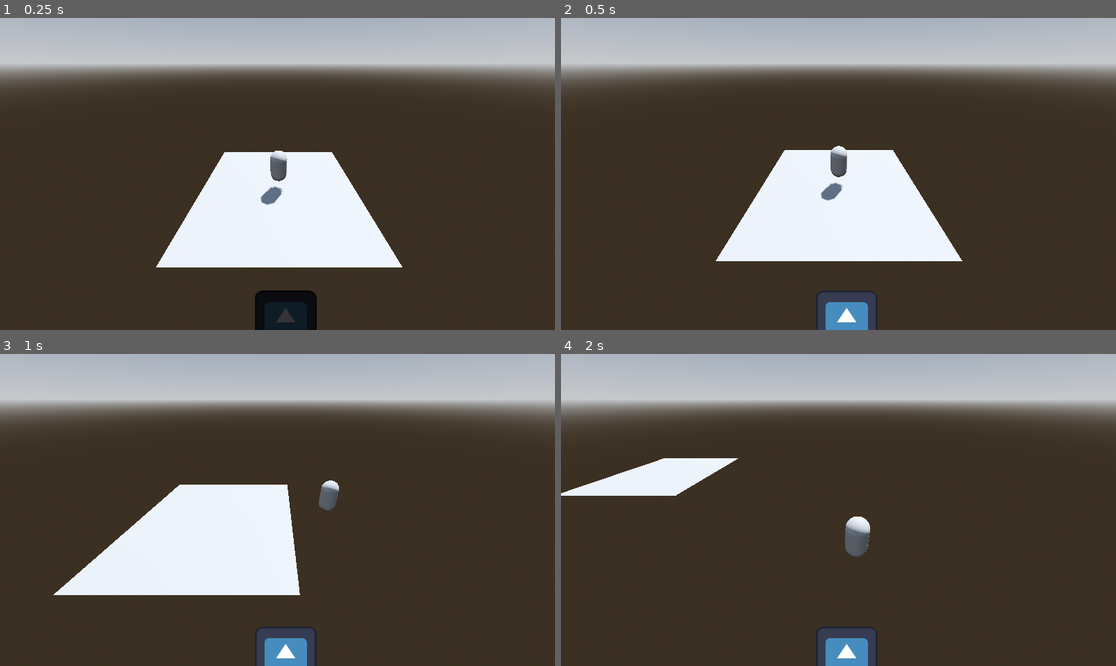
Above: before the commit, frames 1-4 (two rows, left to right).
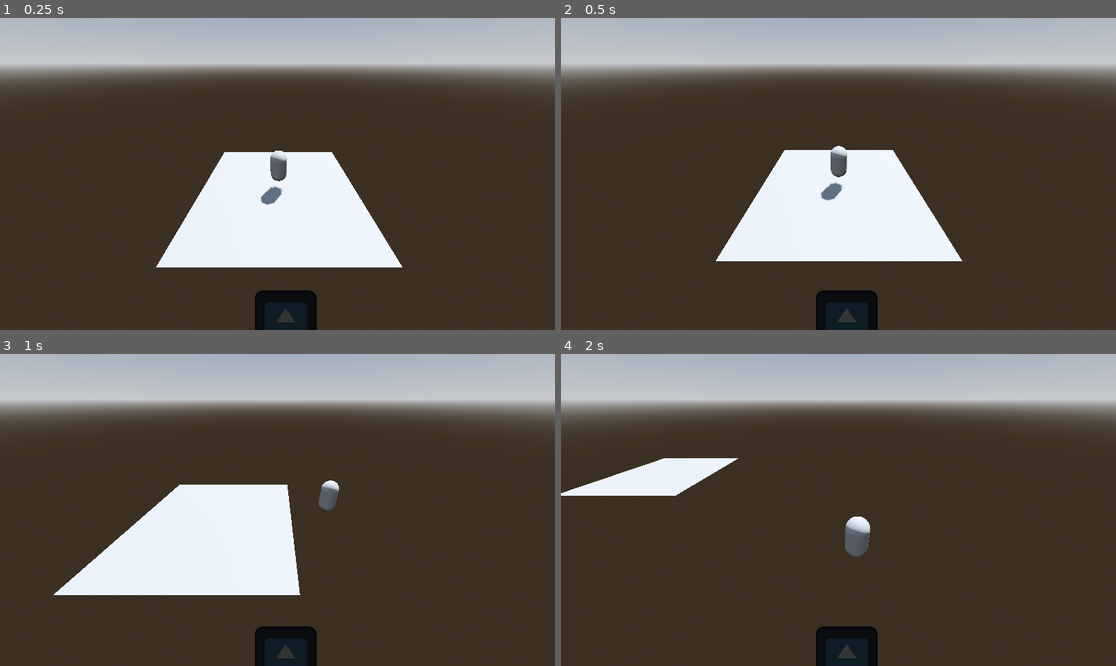
Above: after the commit, the same moments.

Repository: RadekWalaszczyk/ProjektJez
Game: Godot game, scene res://Scenes/test_scene.tscn
The game is run twice, just before and just after one commit, with the same random seed, the same clock (stepped at 60 frames per second) and the same inputs. The engine's default icon, where the game draws it, is replaced by a stand-in: a white triangle on a blue panel in a dark square. Sound files missing from this copy of the repository are replaced by a short silence.
Inputs:
- Up to frame 1 (0.25 s): no input
- Up to frame 2 (0.5 s): no input
- Up to frame 3 (1 s): hold D (ui_right) from 0.53 s (still down)
- Up to frame 4 (2 s): release D (ui_right) at 1.28 s; hold S (ui_down) from 1.28 s (still down)

Frame 1 is identical in both runs. In frame 2, 1.4% of the frame differs, in the area x 45-58%, y 87-100%; in frame 3, 1.4%; in frame 4, 1.4%.

Commit message:
spell casting

Diff:
--- a/Prefabs/Player.tscn
+++ b/Prefabs/Player.tscn
@@ -1,11 +1,12 @@
-[gd_scene load_steps=9 format=3 uid="uid://cjt64ue20a5f1"]
+[gd_scene load_steps=10 format=3 uid="uid://cjt64ue20a5f1"]
 
 [ext_resource type="Script" path="res://Scripts/PlayerController.gd" id="1_dyoh4"]
 [ext_resource type="Script" path="res://Scripts/CameraController.gd" id="2_rb82a"]
 [ext_resource type="Script" path="res://Scripts/SpellController.gd" id="3_ynroj"]
 [ext_resource type="Script" path="res://Scripts/BeatManager.gd" id="4_58vux"]
+[ext_resource type="PackedScene" uid="uid://wom7fr4ycw5y" path="res://Prefabs/Spells/SpellTemporary.tscn" id="4_l2lvl"]
 [ext_resource type="Texture2D" uid="uid://gh88pfdp6dlv" path="res://icon.svg" id="4_xoeax"]
-[ext_resource type="AudioStream" uid="uid://btdi3q8sq7be7" path="res://Music/Ben-10-Season-1-2-Opening-Theme-_English_-_HD_.mp3" id="6_cgpye"]
+[ext_resource type="AudioStream" uid="uid://bc7ugctiq70x4" path="res://Music/1-Trillion-BPM-_beats-per-minute_-Experiment.mp3" id="5_jstij"]
 
 [sub_resource type="CapsuleMesh" id="CapsuleMesh_md0lt"]
 
@@ -36,8 +37,9 @@
 
 [node name="SpellController" type="Node" parent="." node_paths=PackedStringArray("Beat")]
 script = ExtResource("3_ynroj")
-BeatMargin = 0.1
+BeatMargin = 0.35
 Beat = NodePath("../BeatManager")
+Spell = ExtResource("4_l2lvl")
 
 [node name="DebugBeat" type="TextureRect" parent="SpellController"]
 offset_left = 529.0
@@ -47,8 +49,8 @@
 texture = ExtResource("4_xoeax")
 
 [node name="BeatManager" type="AudioStreamPlayer2D" parent="."]
-stream = ExtResource("6_cgpye")
+stream = ExtResource("5_jstij")
 script = ExtResource("4_58vux")
-bpm = 135
+bpm = 120
 
 [node name="StartTimer" type="Timer" parent="BeatManager"]
--- /dev/null
+++ b/Prefabs/Spells/SpellTemporary.tscn
@@ -0,0 +1,12 @@
+[gd_scene load_steps=3 format=3 uid="uid://wom7fr4ycw5y"]
+
+[ext_resource type="Script" path="res://Scenes/BasicTemporarySpell.gd" id="1_v62vd"]
+
+[sub_resource type="SphereMesh" id="SphereMesh_osvim"]
+
+[node name="SpellTemporary" type="Node3D"]
+script = ExtResource("1_v62vd")
+
+[node name="MeshInstance3D" type="MeshInstance3D" parent="."]
+transform = Transform3D(1, 0, 0, 0, 1, 0, 0, 0, 1, 0, 1, 0)
+mesh = SubResource("SphereMesh_osvim")
--- /dev/null
+++ b/Scenes/BasicTemporarySpell.gd
@@ -0,0 +1,8 @@
+extends Node3D
+
+func _ready():
+	pass # Replace with function body.
+
+func _process(delta):
+	global_position += transform.basis * Vector3.FORWARD * 2
+	pass
--- a/Scripts/BeatManager.gd
+++ b/Scripts/BeatManager.gd
@@ -10,7 +10,7 @@
 var song_position_in_beats = 1
 var sec_per_beat = 60.0 / bpm
 var last_reported_beat = 0
-var beats_before_start = 0
+var beats_before_start = 1
 var measure = 1
 
 # Determining how close to the beat an event is
@@ -23,8 +23,7 @@
 
 func _ready():
 	sec_per_beat = 60.0 / bpm
-	play_from_beat(12, 0)
-
+	play()
 
 func _physics_process(_delta):
 	if playing:
--- a/Scripts/SpellController.gd
+++ b/Scripts/SpellController.gd
@@ -1,20 +1,31 @@
 extends Node
 
 @export_range(0.1, 0.5) var BeatMargin : float
+@export var Beat : BeatManager
 
-@export var Beat : BeatManager
+@export var Spell : PackedScene
 
 var currentBeat = 0
 
 func _ready():
 	$DebugBeat.self_modulate = Color(0.2, 0.2, 0.2)
-	pass # Replace with function body.
 
 func _process(delta):
+	SpellCaster()
+
+func SpellCaster():
 	var beat = Beat.time_to_closest_beat()
-	print(beat)
-	if beat.y <= BeatMargin:
-		currentBeat = beat.x
+	if beat.y >= BeatMargin:
 		$DebugBeat.self_modulate = Color(1, 1, 1)
 	else:
 		$DebugBeat.self_modulate = Color(0.2, 0.2, 0.2)
+
+	var isInBeat = beat.y <= BeatMargin and currentBeat != beat.x
+
+	if Input.is_action_just_pressed("SpellUp"):
+		if isInBeat:
+			currentBeat = beat.x
+			var newSpell = Spell.instantiate()
+			add_sibling(newSpell)
+			newSpell.global_position = $"../PlayerController".global_position
+			newSpell.global_rotation = $"../PlayerController".global_rotation
--- a/project.godot
+++ b/project.godot
@@ -57,3 +57,23 @@
 , Object(InputEventJoypadMotion,"resource_local_to_scene":false,"resource_name":"","device":0,"axis":1,"axis_value":1.0,"script":null)
 ]
 }
+SpellUp={
+"deadzone": 0.5,
+"events": [Object(InputEventKey,"resource_local_to_scene":false,"resource_name":"","device":-1,"window_id":0,"alt_pressed":false,"shift_pressed":false,"ctrl_pressed":false,"meta_pressed":false,"pressed":false,"keycode":0,"physical_keycode":4194320,"key_label":0,"unicode":0,"echo":false,"script":null)
+]
+}
+SpellDown={
+"deadzone": 0.5,
+"events": [Object(InputEventKey,"resource_local_to_scene":false,"resource_name":"","device":-1,"window_id":0,"alt_pressed":false,"shift_pressed":false,"ctrl_pressed":false,"meta_pressed":false,"pressed":false,"keycode":0,"physical_keycode":4194322,"key_label":0,"unicode":0,"echo":false,"script":null)
+]
+}
+SpellRight={
+"deadzone": 0.5,
+"events": [Object(InputEventKey,"resource_local_to_scene":false,"resource_name":"","device":-1,"window_id":0,"alt_pressed":false,"shift_pressed":false,"ctrl_pressed":false,"meta_pressed":false,"pressed":false,"keycode":0,"physical_keycode":4194321,"key_label":0,"unicode":0,"echo":false,"script":null)
+]
+}
+SpellLeft={
+"deadzone": 0.5,
+"events": [Object(InputEventKey,"resource_local_to_scene":false,"resource_name":"","device":-1,"window_id":0,"alt_pressed":false,"shift_pressed":false,"ctrl_pressed":false,"meta_pressed":false,"pressed":false,"keycode":0,"physical_keycode":4194319,"key_label":0,"unicode":0,"echo":false,"script":null)
+]
+}
Not shown, added: Music/1-Trillion-BPM-_beats-per-minute_-Experiment.mp3.import
Not shown, added: Music/1-Trillion-BPM-_beats-per-minute_-Experiment.mp3
